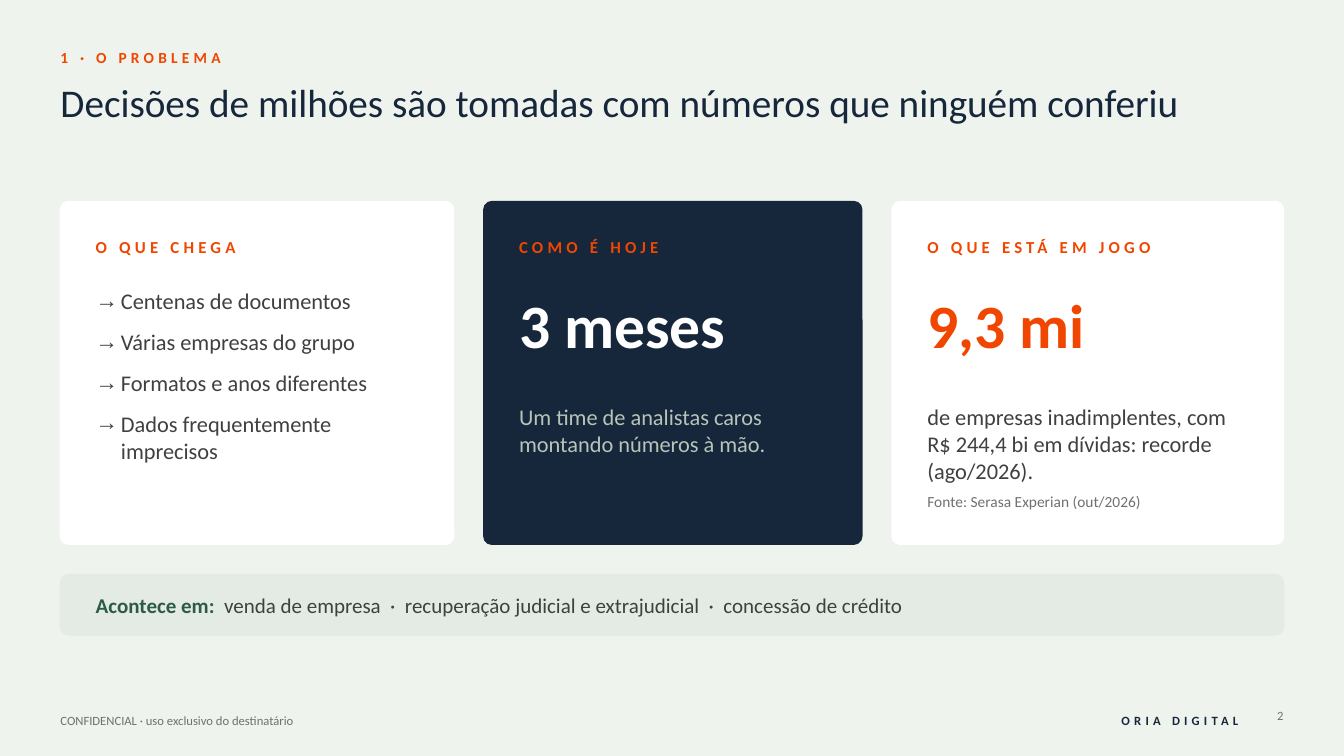
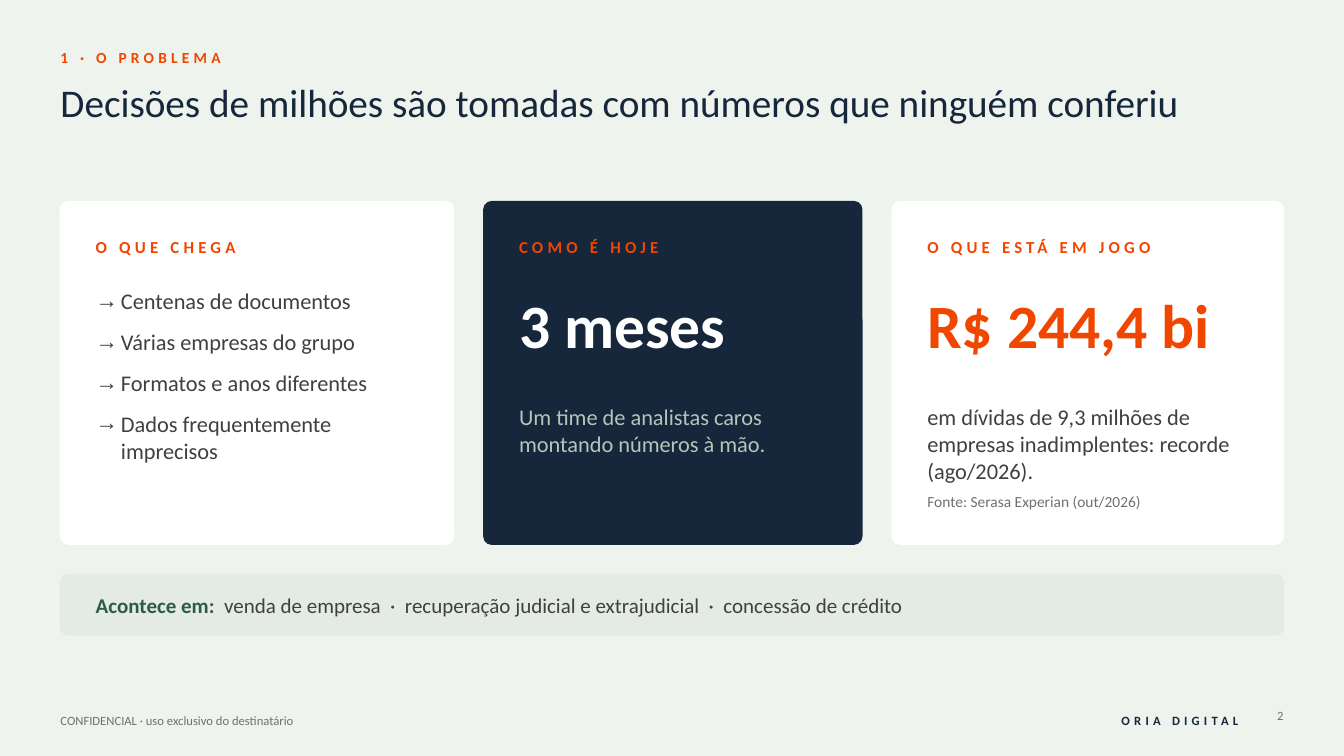
Before and after one commit to rodrigovaroto-wq/Oria-Digital, a slide deck: slide 2 of Business Plan/_trabalho_fase3/Business_Plan_Oria_Digital_v2_rascunho.pptx. Drawn at 1344x756 pixels with LibreOffice and Linux fonts; fonts in the diff are those of the drawing. Boxes give left, top, right and bottom in pixels: in the first picture for what was removed or moved away, otherwise in the second. Text is boxed around its words. In the diff, an @@ line names an element or a change of style, - is before the commit and + after.

```diff
--- a/Business Plan/_trabalho_fase3/Business_Plan_Oria_Digital_v2_rascunho.pptx
+++ b/Business Plan/_trabalho_fase3/Business_Plan_Oria_Digital_v2_rascunho.pptx
@@ text at [927, 304, 1210, 356]: text changed @@
-9,3 mi
+R$ 244,4 bi
@@ text at [927, 409, 1230, 483]: text changed @@
-de empresas inadimplentes, com R$ 244,4 bi em dívidas: recorde (ago/2026).
+em dívidas de 9,3 milhões de empresas inadimplentes: recorde (ago/2026).
```
Also in this commit, not shown: 3 other slides changed, 5 other files.
